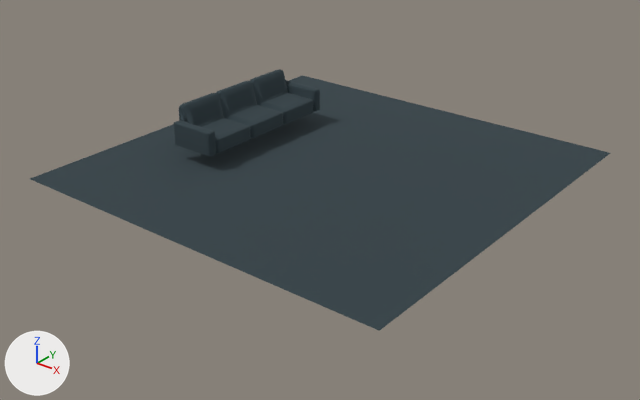
What one commit did to the OBJ model Project_1/Assets/dull.obj.
The view is the same before and after, from a 50 mm lens placed at (11.04, -14.14, 7.85), pointed at (0.2, -0.58, -0.56). Lighting does not change. The marker at lower left points along +X, +Y and +Z. Where no turn or scale is listed for an object, it has been applied to the vertices.

In view in the first picture: 'dull'.
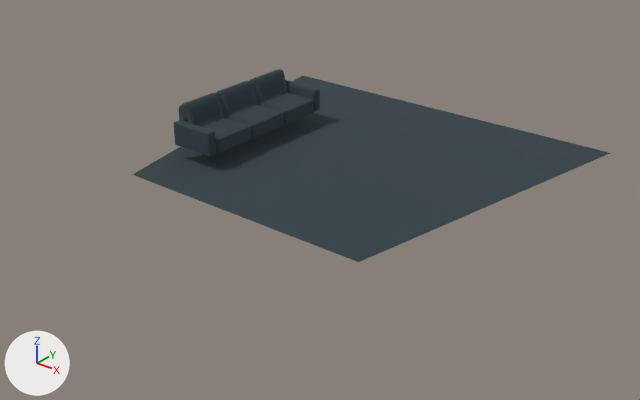
Where the change shows, as pixel boxes [x1, y1, x2, y2] in the pictures (640 x 400 px; the box of a moved part takes in the faces that stretch with it):
'dull', reshaped (18% narrower, 26% shorter): before [30, 69, 610, 331]; after [132, 69, 610, 262]
part 1 of me_dull, moved or reshaped: before [30, 75, 610, 331]; after [132, 75, 610, 262]

The edits, one by one:
me_dull has 202 vertices, 193 faces and spans x -4.56..4.56, y -4.56..4.56, z 0.01..1.26.
me_dull is used by ob_dull; location (0.0, 0.0, 0.0).
Part 1, on me_dull:
Vertex 198 of me_dull moves from (-4.56, -4.56, 0.01) at pixel (29, 178) to (-3.01, -3.04, 0.01) at pixel (132, 174).
Vertex 199 of me_dull moves from (4.56, -4.56, 0.01) at pixel (379, 330) to (3.04, -3.04, 0.01) at pixel (358, 262).
